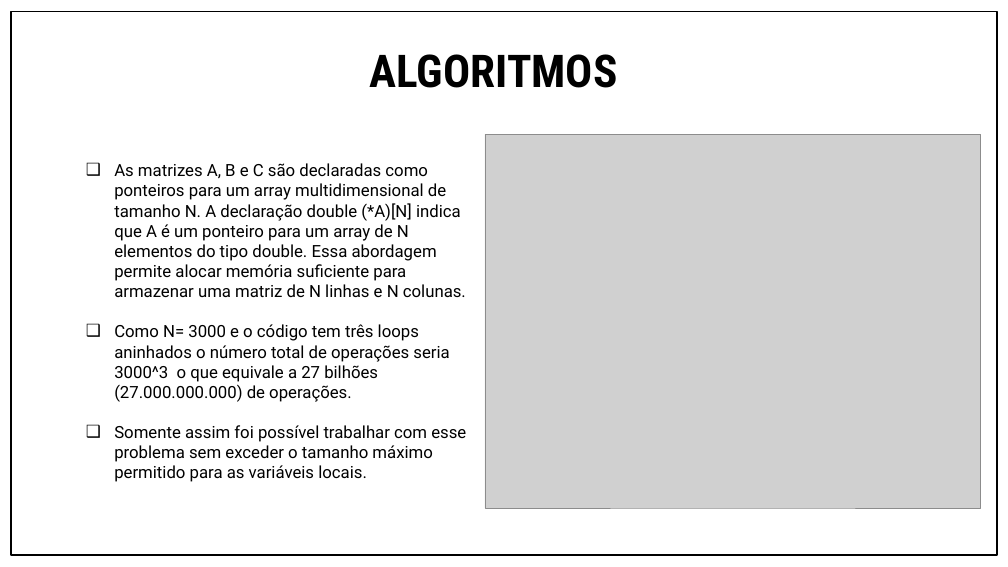
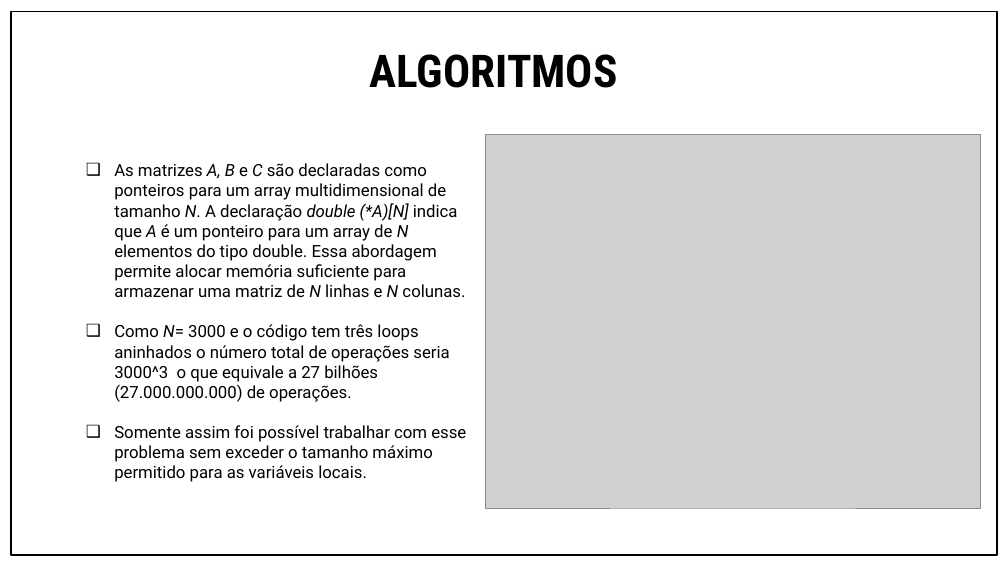
Before and after one commit to IgorTorquatto/Programacao_Concorrente, a slide deck: slide 3 of Projeto_Final/Implementação/Multiplicação_Matrizes.pptx (slide 5 before the commit). Drawn at 1008x567 pixels with LibreOffice and Linux fonts; fonts in the diff are those of the drawing; grey boxes stand for pictures. Boxes give left, top, right and bottom in pixels: in the first picture for what was removed or moved away, otherwise in the second. Text is boxed around its words. In the diff, an @@ line names an element or a change of style, - is before the commit and + after.

```diff
--- a/Projeto_Final/Implementação/Multiplicação_Matrizes.pptx
+++ b/Projeto_Final/Implementação/Multiplicação_Matrizes.pptx
@@ subtitle at box(114, 163, 465, 402): italic on in "A, B C N. double (*A)[N] A ...", "N=" @@
```
Also in this commit, not shown: 2 other slides changed, 5 slides added, 14 other files.
